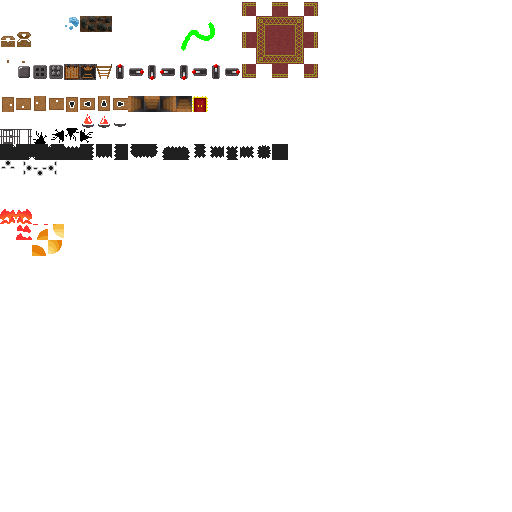
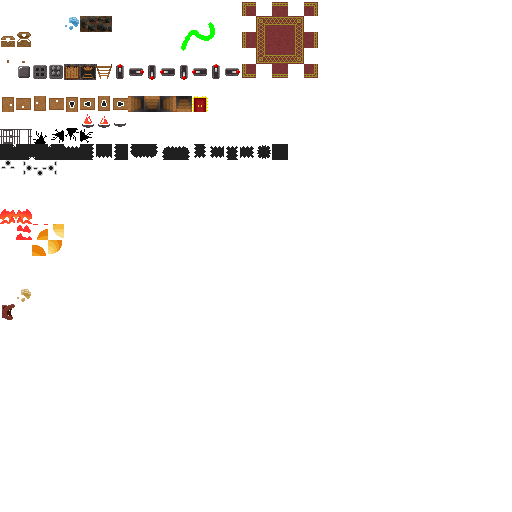
Before/after of a 512px x 512px layered artwork. What changed in the layer stack:
added layer "Dungeon" above "tiles.png" over [2, 289, 31, 320]
